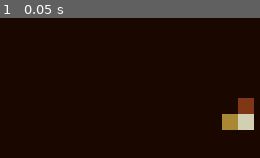
Above: before the commit, frame 1.
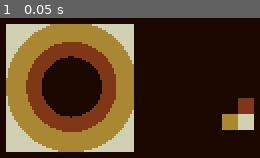
Above: after the commit, the same moment.

Repository: patoporh/palette-testing-godot
Game: Godot game, scene res://scenes/world.tscn
Two runs of this game, one before a commit and one after it. Both use one fixed random seed, a clock stepped at 60 frames per second and the inputs below.
Inputs:
- Up to frame 1 (0.05 s): no input

The runs differ from the first frame. In frame 1, 37% of the frame differs, in the area x 2-52%, y 4-96%.

Commit message:
Add support for palette conversion

Diff:
--- a/scenes/world.tscn
+++ b/scenes/world.tscn
@@ -1,7 +1,14 @@
-[gd_scene load_steps=3 format=3 uid="uid://b6borcvd56g6q"]
+[gd_scene load_steps=5 format=3 uid="uid://b6borcvd56g6q"]
 
 [ext_resource type="Texture2D" uid="uid://gyou8idxwahv" path="res://sprites/sprite.png" id="1_j0bt8"]
 [ext_resource type="Material" uid="uid://c7dkyxkdej420" path="res://shaders/replace_color.tres" id="1_mn6ad"]
+
+[sub_resource type="Gradient" id="Gradient_511mv"]
+
+[sub_resource type="GradientTexture2D" id="GradientTexture2D_2ids0"]
+gradient = SubResource("Gradient_511mv")
+fill = 1
+fill_from = Vector2(0.512821, 0.491453)
 
 [node name="World" type="Node"]
 
@@ -20,3 +27,8 @@
 position = Vector2(282, 153)
 scale = Vector2(4, 4)
 texture = ExtResource("1_j0bt8")
+
+[node name="Sprite2D" type="Sprite2D" parent="."]
+position = Vector2(114, 127)
+scale = Vector2(2, 2)
+texture = SubResource("GradientTexture2D_2ids0")
--- a/shaders/replace_color.gdshader
+++ b/shaders/replace_color.gdshader
@@ -13,6 +13,24 @@
 	if (diff.r + diff.g + diff.b < EPSILON)
 		return true;
 	return false;
+}
+
+float grayscale(vec3 color) {
+	return (color.r + color.g + color.b) / 3.0;
+}
+
+vec3 closest_color(vec3 color) {
+	float grayscale_color = grayscale(color);
+	float closest_value = 1.0;
+	int closest_index = 0;
+	for (int i = 0; i < original_palette.length(); i++) {
+		float diff = abs(grayscale(original_palette[i].rgb) - grayscale_color);
+		if (diff < closest_value) {
+			closest_index = i;
+			closest_value = diff;
+		}
+	}
+	return current_palette[closest_index].rgb;
 }
 
 void fragment() {
@@ -31,5 +49,5 @@
 	if (changed)
 		COLOR.rgb = color.rgb;
 	else
-		COLOR.rgb = current_palette[0].rgb;
+		COLOR.rgb = closest_color(color.rgb);
 }
